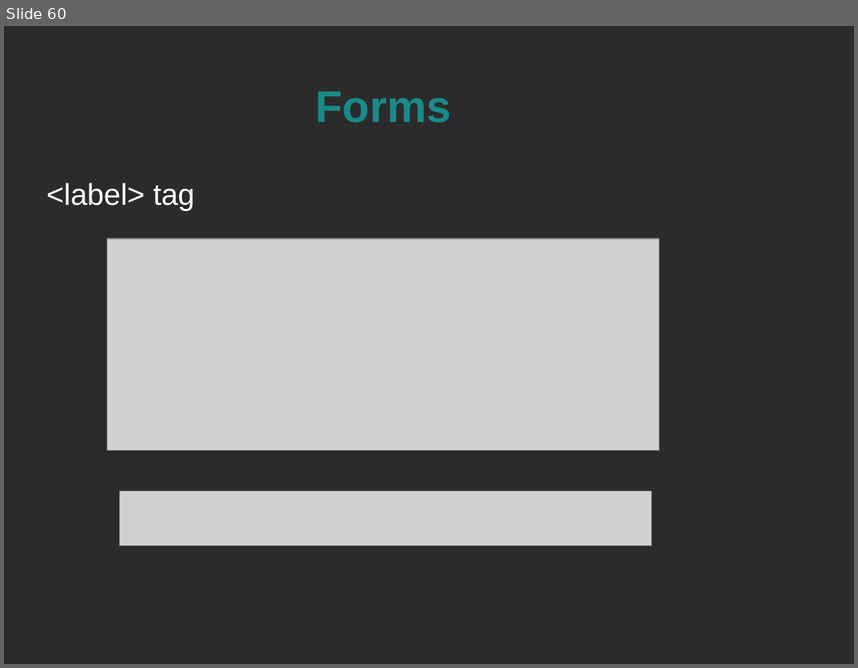
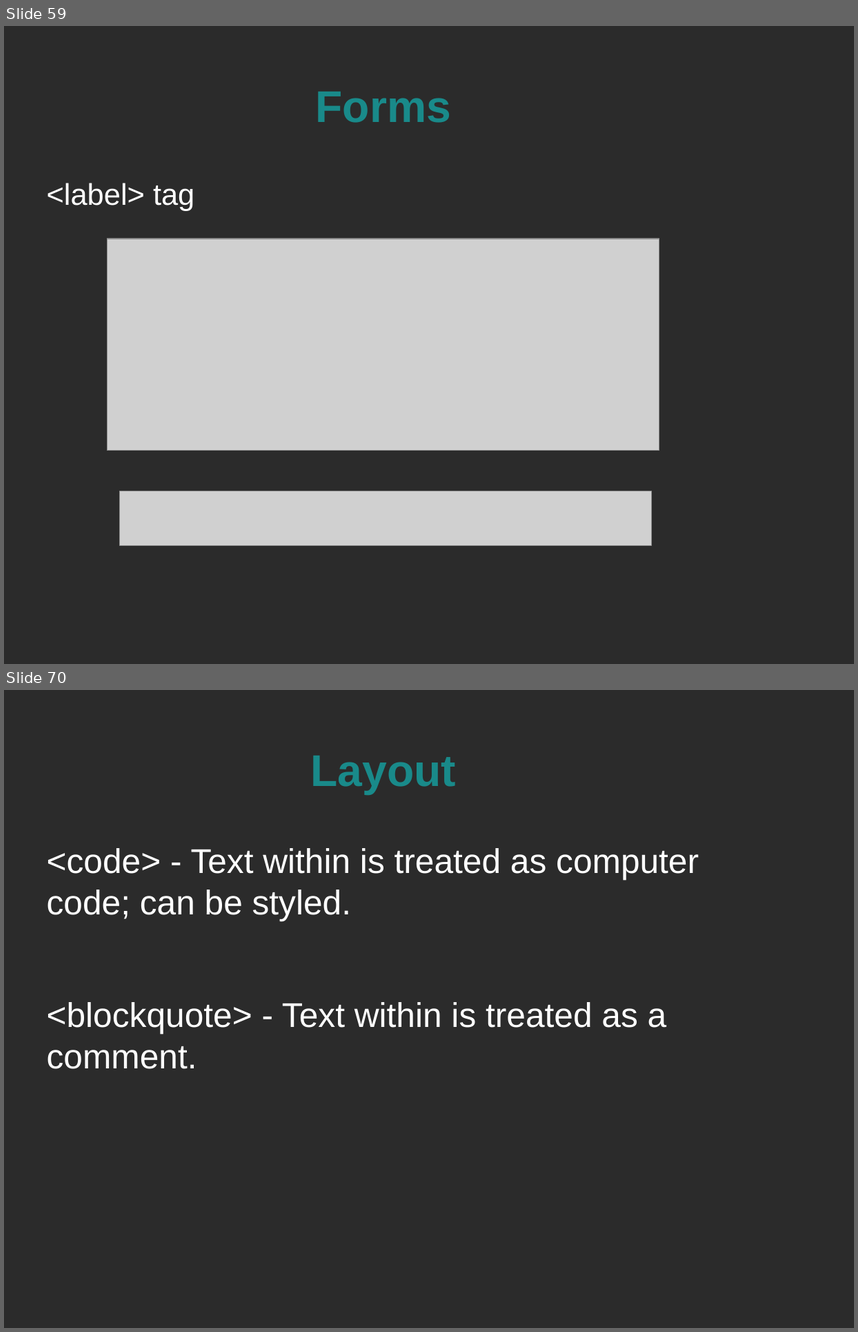
Before and after one commit to spellbindguy/Web-Development, a slide deck: Lectures/03 HTML/HTML.odp. Shown one above the other, each under a label of ours: slide 60 before the commit, slides 59 and 70 after it; the slides between them are not shown. The pictures are 858x668 and 858x1332 pixels, drawn with LibreOffice and Linux fonts; fonts in the diff are those of the drawing; grey boxes stand for pictures; background and template pictures are left out; a plain dark background stands for a picture behind light text. Boxes give left, top, right and bottom in pixels: in the first picture for what was removed or moved away, otherwise in the second. Text is boxed around its words. In the diff, an @@ line names an element or a change of style, - is before the commit and + after.

```diff
--- a/Lectures/03 HTML/HTML.odp
+++ b/Lectures/03 HTML/HTML.odp
@@ slide 70 added at [4,690,854,1328], background picture (left out) @@
@@ title added at [311,756,457,794], 41.4 pt, text #198A8A, bold @@
+Layout
@@ text added at [47,848,699,1069], 32 pt, text #FFFFFF @@
+<code> - Text within is treated as computer code; can be styled.
+<blockquote> - Text within is treated as a comment.
@@ what was slide 60 is now slide 59 @@
```
Also in this commit, not shown: 5 slides changed, 20 other slides added, 4 slides removed, 1 other file.
